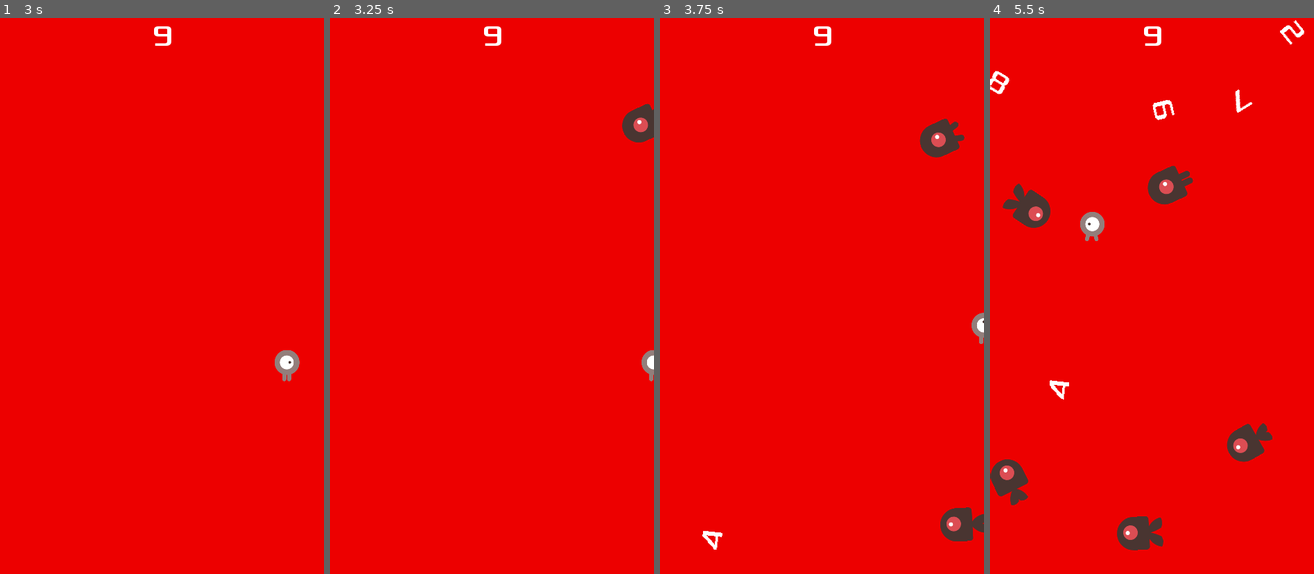
Above: before the commit, frames 1-4 (left to right).
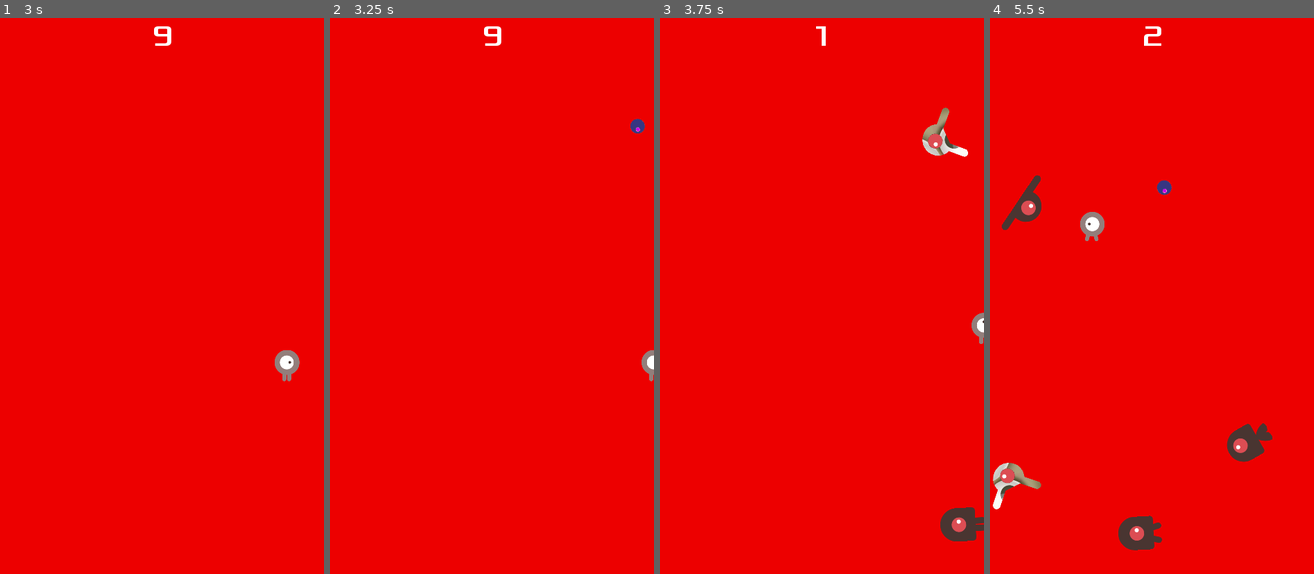
Above: after the commit, the same moments.

Repository: acs/numbers_attack
Game: Godot game, scene res://Main.tscn
Two runs of this game, one before a commit and one after it. Both use one fixed random seed, a clock stepped at 60 frames per second and the inputs below.
Inputs:
- Up to frame 1 (3 s): click "Start" at 0.5 s; tap Enter at 1.25 s; hold Right (ui_right) 1.28-2.03 s; hold Down (ui_down) 2.03-2.78 s; hold Right (ui_right) from 2.78 s (still down)
- Up to frame 2 (3.25 s): keep holding Right (ui_right)
- Up to frame 3 (3.75 s): release Right (ui_right) at 3.53 s; hold Up (ui_up) from 3.53 s (still down)
- Up to frame 4 (5.5 s): release Up (ui_up) at 4.28 s; hold Left (ui_left) from 4.28 s (still down)

Frame 1 is identical in both runs. In frame 2, 0.5% of the frame differs, in the area x 90-100%, y 15-23%; in frame 3, 1.1%; in frame 4, 2.8%, in the area x 0-98%, y 0-96%.

Commit message:
Add some tests done with Alex aboud designs

Diff:
--- a/Main.gd
+++ b/Main.gd
@@ -71,12 +71,12 @@
 	mob.linear_velocity = mob.linear_velocity.rotated(direction)
 
 func _on_MobTimer_timeout():
-	add_number()
+	# add_number()
 	add_mob()
 
 func _on_ScoreTimer_timeout():
 	score += 1
-	# $HUD.update_score(score)
+	$HUD.update_score(score)
 
 func _on_StartTimer_timeout():
 	$MobTimer.start()
--- a/Mob.tscn
+++ b/Mob.tscn
@@ -7,9 +7,16 @@
 [ext_resource path="res://dodge_assets/art/enemyWalking_1.png" type="Texture" id=5]
 [ext_resource path="res://dodge_assets/art/enemyFlyingAlt_1.png" type="Texture" id=6]
 [ext_resource path="res://Mob.gd" type="Script" id=7]
+[ext_resource path="res://dodge_assets/art/enemyJumping_1.png" type="Texture" id=8]
+[ext_resource path="res://dodge_assets/art/enemyJumping_2.png" type="Texture" id=9]
 
 [sub_resource type="SpriteFrames" id=1]
 animations = [ {
+"frames": [ ExtResource( 5 ), ExtResource( 1 ) ],
+"loop": true,
+"name": "walk",
+"speed": 3.0
+}, {
 "frames": [ ExtResource( 6 ), ExtResource( 2 ) ],
 "loop": true,
 "name": "flight",
@@ -20,10 +27,10 @@
 "name": "swim",
 "speed": 3.0
 }, {
-"frames": [ ExtResource( 5 ), ExtResource( 1 ) ],
+"frames": [ ExtResource( 8 ), ExtResource( 9 ) ],
 "loop": true,
-"name": "walk",
-"speed": 3.0
+"name": "jump",
+"speed": 5.0
 } ]
 
 [sub_resource type="CapsuleShape2D" id=2]
@@ -43,7 +50,7 @@
 [node name="AnimatedSprite" type="AnimatedSprite" parent="."]
 scale = Vector2( 0.75, 0.75 )
 frames = SubResource( 1 )
-animation = "walk"
+animation = "jump"
 frame = 1
 playing = true
 
Not shown: 1 places in Mob.tscn that only renumber resources
Binary file added: dodge_assets/art/enemyJumping_1.png
Not shown, added: dodge_assets/art/enemyJumping_1.png.import
Binary file added: dodge_assets/art/enemyJumping_2.png
Not shown, added: dodge_assets/art/enemyJumping_2.png.import
